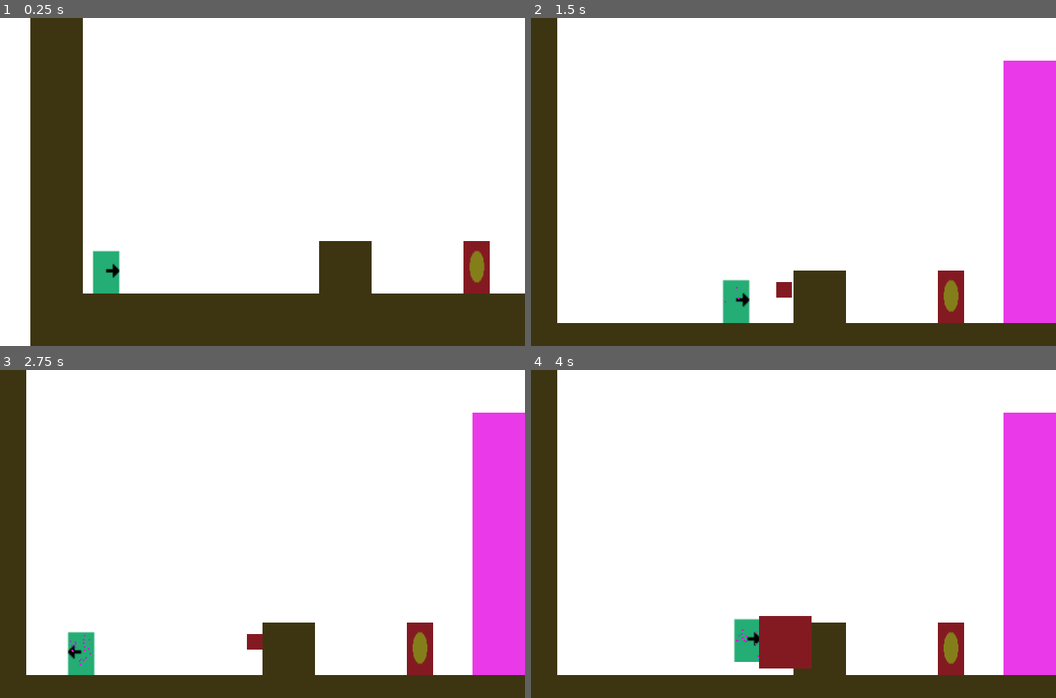
Above: before the commit, frames 1-4 (two rows, left to right).
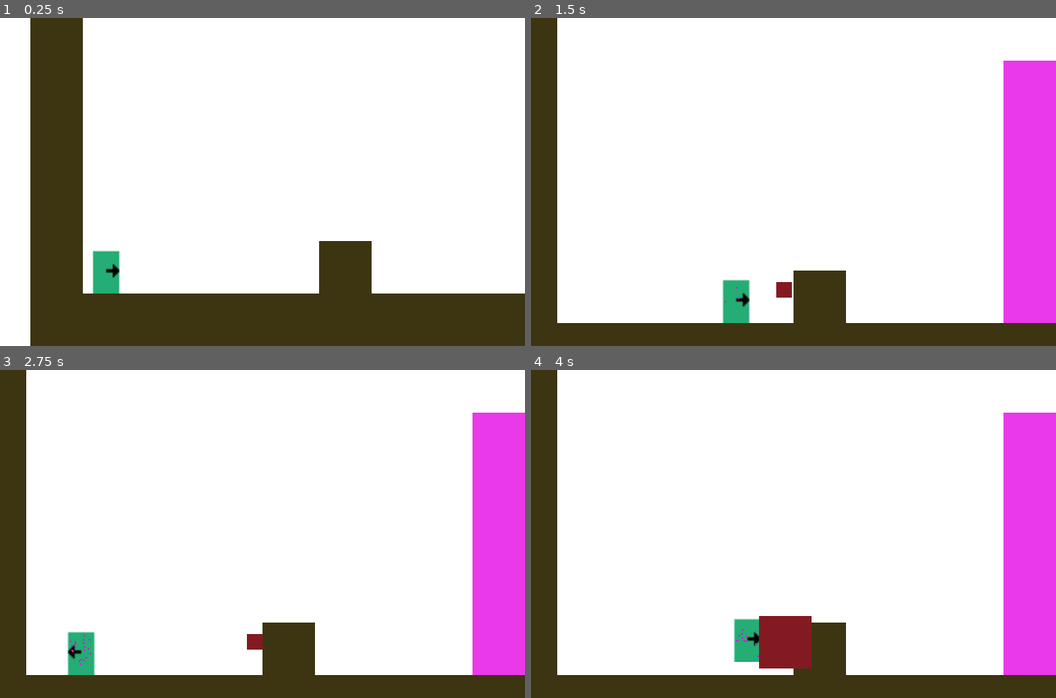
Above: after the commit, the same moments.

Repository: KapFlagon/Imoonity
Game: Godot game, scene res://src/scenes/levels/prototypes/TemplateLevel.tscn
Same seed, same stepped clock (60 frames per second), same inputs: the game is played once before the commit and once after it.
Inputs:
- Up to frame 1 (0.25 s): no input
- Up to frame 2 (1.5 s): hold D (move_right) from 0.53 s (still down); tap P (action_fire) at 0.6 s; tap W (move_jump) at 0.77 s; tap O (action_phase) at 1.35 s
- Up to frame 3 (2.75 s): tap W (move_jump) at 1.52 s; release D (move_right) at 2.03 s; hold A (move_left) from 2.03 s (still down); tap 1 (power_1) at 2.1 s
- Up to frame 4 (4 s): release A (move_left) at 2.78 s; hold D (move_right) from 2.78 s (still down); tap P (action_fire) at 2.85 s; tap W (move_jump) at 3.02, 3.77 s; tap O (action_phase) at 3.6 s

The runs differ from the first frame. In frame 1, 0.8% of the frame differs, in the area x 88-94%, y 68-84%; in frame 2, 0.8%; in frame 3, 0.8%; in frame 4, 0.8%.

Commit message:
Death Tilemap
Changed spikes to deathtilemap

Diff:
--- a/src/scenes/game_objects/Spikes.tscn
+++ /dev/null
@@ -1,15 +0,0 @@
-[gd_scene load_steps=3 format=2]
-
-[ext_resource path="res://assets/images/sprites/Placeholder_Spikes.png" type="Texture" id=1]
-
-[sub_resource type="RectangleShape2D" id=1]
-extents = Vector2( 16, 11.8989 )
-
-[node name="Spikes" type="Area2D"]
-
-[node name="Sprite" type="Sprite" parent="."]
-texture = ExtResource( 1 )
-
-[node name="CollisionShape2D" type="CollisionShape2D" parent="."]
-position = Vector2( -0.707909, 4.2245 )
-shape = SubResource( 1 )
--- a/src/scenes/game_objects/scripts/Player.gd
+++ b/src/scenes/game_objects/scripts/Player.gd
@@ -29,6 +29,9 @@
 	$TitanAbilityManager.checkActionButtonPressed()
 	$phaseAbilityManager.checkActionButtonPressed()
 
+#	Tilesets don't allow on body entered signals ? so have to loop over collision
+#	of player with every Frame and check to see if it has hit...deadness?
+	_check_collision_with_death_stuff()
 
 
 func update_player_velocity(delta: float) -> void:
@@ -95,10 +98,11 @@
 
 
 func _on_checkPoint_body_entered(body):
-	if body.name == "Player":
+	if body.name == self.name:
 		self.spawn_location = position
 
-
-func _on_Spikes_body_entered(body):
-	if body.name == "Player":
-		self.position = spawn_location
+func _check_collision_with_death_stuff():
+	for i in get_slide_count():
+		var collisionTile = get_slide_collision(i)
+		if collisionTile.collider.name == "deathTileMap":
+			self.position = spawn_location
--- a/src/scenes/levels/prototypes/TemplateLevel.tscn
+++ b/src/scenes/levels/prototypes/TemplateLevel.tscn
@@ -1,11 +1,12 @@
-[gd_scene load_steps=11 format=2]
+[gd_scene load_steps=15 format=2]
 
 [ext_resource path="res://assets/images/sprites/Placeholder_Background.png" type="Texture" id=1]
 [ext_resource path="res://assets/images/sprites/Placeholder_Wall.png" type="Texture" id=2]
 [ext_resource path="res://src/scenes/game_objects/Player.tscn" type="PackedScene" id=3]
 [ext_resource path="res://assets/images/sprites/Placeholder_PhasingMaterial.png" type="Texture" id=4]
 [ext_resource path="res://src/scenes/game_objects/checkPoint.tscn" type="PackedScene" id=5]
-[ext_resource path="res://src/scenes/game_objects/Spikes.tscn" type="PackedScene" id=6]
+[ext_resource path="res://assets/images/sprites/Placeholder_Spikes.png" type="Texture" id=6]
+[ext_resource path="res://assets/images/sprites/Placeholder_DeathPlane.png" type="Texture" id=7]
 
 [sub_resource type="ConvexPolygonShape2D" id=1]
 points = PoolVector2Array( 0, 0, 16, 0, 16, 16, 0, 16 )
@@ -59,6 +60,56 @@
 } ]
 0/z_index = 0
 
+[sub_resource type="ConvexPolygonShape2D" id=7]
+points = PoolVector2Array( 32, 32, 0, 32, 0, 0, 32, 0 )
+
+[sub_resource type="ConvexPolygonShape2D" id=6]
+points = PoolVector2Array( 32, 32, 0, 32, 0, 0, 32, 0 )
+
+[sub_resource type="TileSet" id=5]
+0/name = "Placeholder_Spikes.png 0"
+0/texture = ExtResource( 6 )
+0/tex_offset = Vector2( 0, 0 )
+0/modulate = Color( 1, 1, 1, 1 )
+0/region = Rect2( 0, 0, 32, 32 )
+0/tile_mode = 0
+0/occluder_offset = Vector2( 0, 0 )
+0/navigation_offset = Vector2( 0, 0 )
+0/shape_offset = Vector2( 0, 0 )
+0/shape_transform = Transform2D( 1, 0, 0, 1, 0, 0 )
+0/shape = SubResource( 7 )
+0/shape_one_way = false
+0/shape_one_way_margin = 1.0
+0/shapes = [ {
+"autotile_coord": Vector2( 0, 0 ),
+"one_way": false,
+"one_way_margin": 1.0,
+"shape": SubResource( 7 ),
+"shape_transform": Transform2D( 1, 0, 0, 1, 0, 0 )
+} ]
+0/z_index = 0
+1/name = "Placeholder_DeathPlane.png 1"
+1/texture = ExtResource( 7 )
+1/tex_offset = Vector2( 0, 0 )
+1/modulate = Color( 1, 1, 1, 1 )
+1/region = Rect2( 0, 0, 32, 32 )
+1/tile_mode = 0
+1/occluder_offset = Vector2( 0, 0 )
+1/navigation_offset = Vector2( 0, 0 )
+1/shape_offset = Vector2( 0, 0 )
+1/shape_transform = Transform2D( 1, 0, 0, 1, 0, 0 )
+1/shape = SubResource( 6 )
+1/shape_one_way = false
+1/shape_one_way_margin = 1.0
+1/shapes = [ {
+"autotile_coord": Vector2( 0, 0 ),
+"one_way": false,
+"one_way_margin": 1.0,
+"shape": SubResource( 6 ),
+"shape_transform": Transform2D( 1, 0, 0, 1, 0, 0 )
+} ]
+1/z_index = 0
+
 [node name="TemplateLevel" type="Node2D"]
 
 [node name="Background" type="TextureRect" parent="."]
@@ -73,7 +124,7 @@
 }
 
 [node name="checkPoint" parent="." instance=ExtResource( 5 )]
-position = Vector2( 256, 160 )
+position = Vector2( 400, 160 )
 
 [node name="PhaseTileMap" type="TileMap" parent="."]
 tile_set = SubResource( 2 )
@@ -97,7 +148,9 @@
 format = 1
 tile_data = PoolIntArray( -131073, 0, 0, -196608, 0, 0, -65537, 0, 0, -131072, 0, 0, -1, 0, 0, -65536, 0, 0, 65535, 0,  …(1383 unchanged characters)…
 
-[node name="Spikes" parent="." instance=ExtResource( 6 )]
-position = Vector2( 480, 176 )
+[node name="deathTileMap" type="TileMap" parent="."]
+tile_set = SubResource( 5 )
+cell_size = Vector2( 16, 16 )
+format = 1
+tile_data = PoolIntArray( 655389, 0, 0, 983039, 1, 0, 917505, 1, 0, 917507, 1, 0, 917509, 1, 0, 917511, 1, 0, 917513, 1, 0, 917515, 1, 0, 917517, 1, 0, 917519, 1, 0, 917521, 1, 0, 917523, 1, 0, 917525, 1, 0, 917527, 1, 0, 917529, 1, 0, 917531, 1, 0, 917533, 1, 0, 917535, 1, 0, 917537, 1, 0, 917539, 1, 0, 917541, 1, 0, 917543, 1, 0, 917545, 1, 0, 917547, 1, 0, 917549, 1, 0, 917551, 1, 0, 917553, 1, 0, 917555, 1, 0, 917557, 1, 0, 917559, 1, 0, 917561, 1, 0 )
 [connection signal="body_entered" from="checkPoint" to="Player" method="_on_checkPoint_body_entered"]
-[connection signal="body_entered" from="Spikes" to="Player" method="_on_Spikes_body_entered"]
Binary file added: assets/images/sprites/Placeholder_DeathPlane.png
